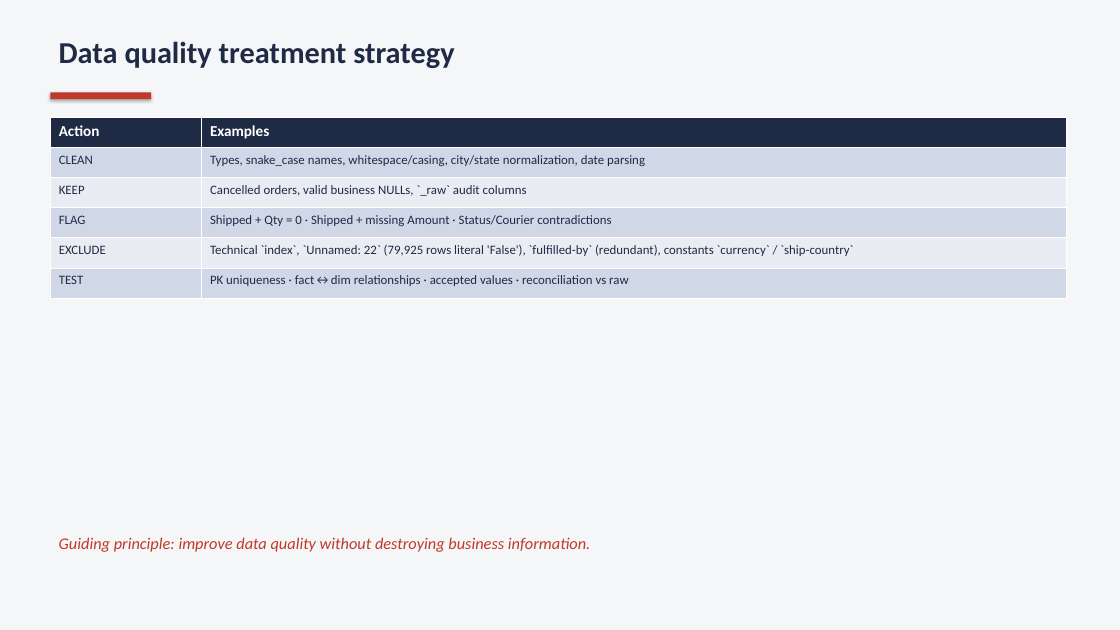
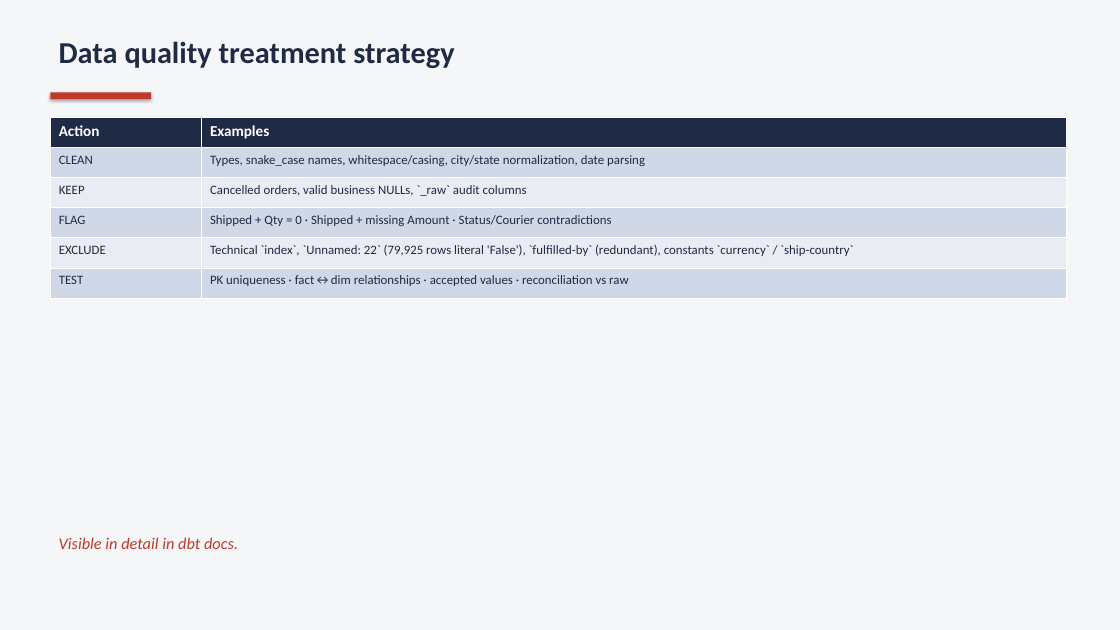
Before and after one commit to elenatasdighi/fashionable-analytics-assessment, a slide deck: slide 8 of presentations/final_deck.pptx. Drawn at 1120x630 pixels with LibreOffice and Linux fonts; fonts in the diff are those of the drawing. Boxes give left, top, right and bottom in pixels: in the first picture for what was removed or moved away, otherwise in the second. Text is boxed around its words. In the diff, an @@ line names an element or a change of style, - is before the commit and + after.

```diff
--- a/presentations/final_deck.pptx
+++ b/presentations/final_deck.pptx
@@ text at [59, 537, 238, 549]: text changed @@
-Guiding principle: improve data quality without destroying business information.
+Visible in detail in dbt docs.
```
Also in this commit, not shown: 4 other slides changed, 1 slide removed, 9 other files.
